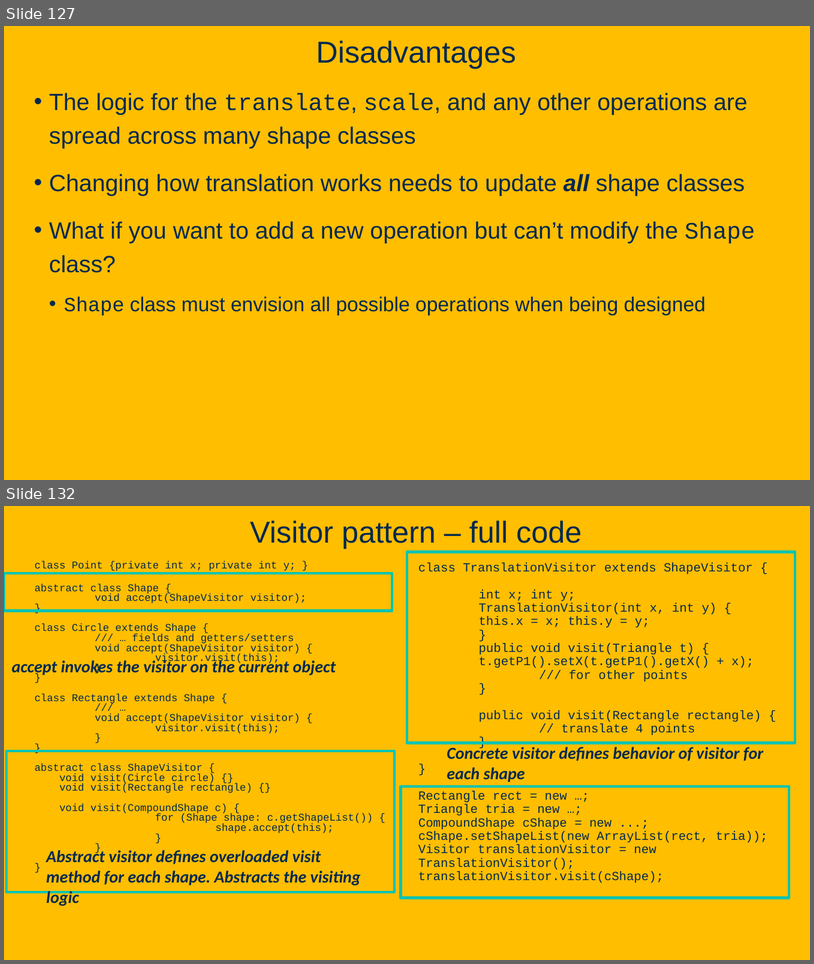
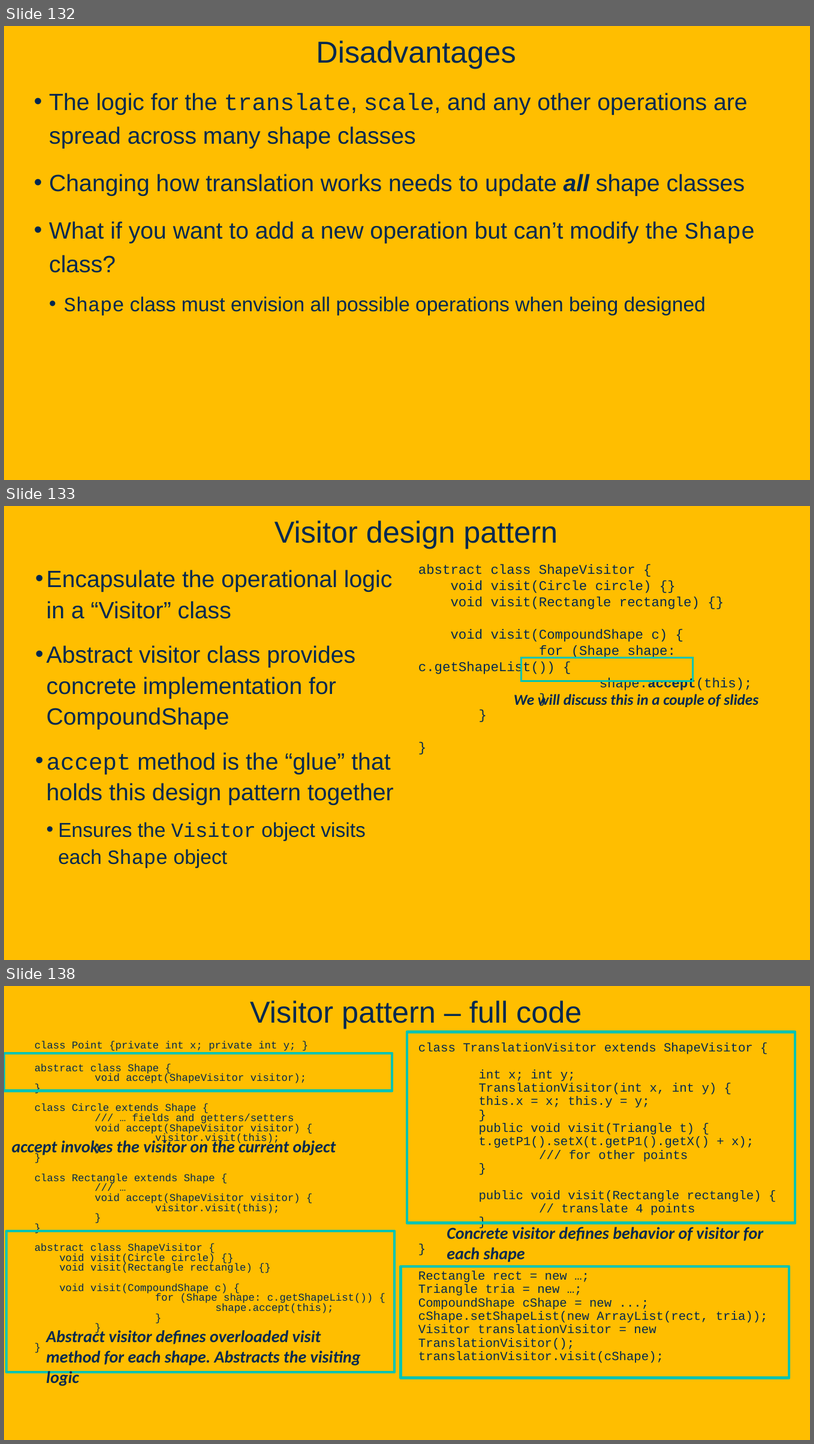
Before and after one commit to davsec-teaching/ecs160-f25, a slide deck: slides/8_design_patterns.pptx. Shown one above the other, each under a label of ours: slides 127 and 132 before the commit, slides 132, 133 and 138 after it; the slides between them are not shown. The pictures are 814x964 and 814x1444 pixels, drawn with LibreOffice and Linux fonts; fonts in the diff are those of the drawing; background and template pictures are left out. Boxes give left, top, right and bottom in pixels: in the first picture for what was removed or moved away, otherwise in the second. Text is boxed around its words. In the diff, an @@ line names an element or a change of style, - is before the commit and + after.

Commit message:
updated design patterns slide

```diff
--- a/slides/8_design_patterns.pptx
+++ b/slides/8_design_patterns.pptx
@@ slide 133 added at (4,506,810,960), background picture (left out) @@
@@ title added at (275,520,558,549), 36 pt, text #022850 @@
+Visitor design pattern
@@ text added at (47,570,394,868), 28 pt, text #022850 @@
+• Encapsulate the operational logic in a “Visitor” class
+• Abstract visitor class provides concrete implementation for CompoundShape
+• accept method is the “glue” that holds this design pattern together
+  • Ensures the Visitor object visits each Shape object
@@ text added at (419,564,753,690), 16 pt, text #022850 @@
+abstract class ShapeVisitor {
+void visit(Circle circle) {}
+void visit(Rectangle rectangle) {}
+void visit(CompoundShape c) {
+for (Shape shape: c.getShapeList()) {
+shape.accept(this);
+}
+}
+}
@@ rectangle added at (522,658,693,681), outline #00C4B2 2 pt @@
@@ text added at (564,694,759,707), 18 pt, text #022850, bold, italic @@
+We will discuss this in a couple of slides
@@ what was slide 127 is now slide 132 @@
@@ what was slide 132 is now slide 138 @@
```
Also in this commit, not shown: 9 slides changed, 9 other slides added.
